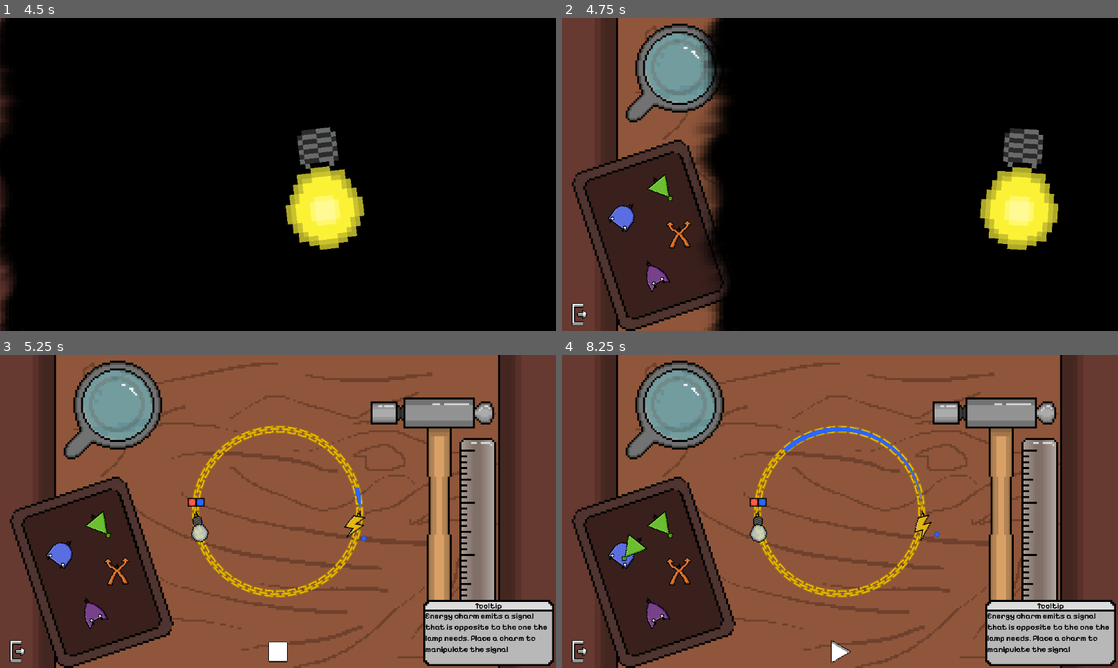
Above: before the commit, frames 1-4 (two rows, left to right).
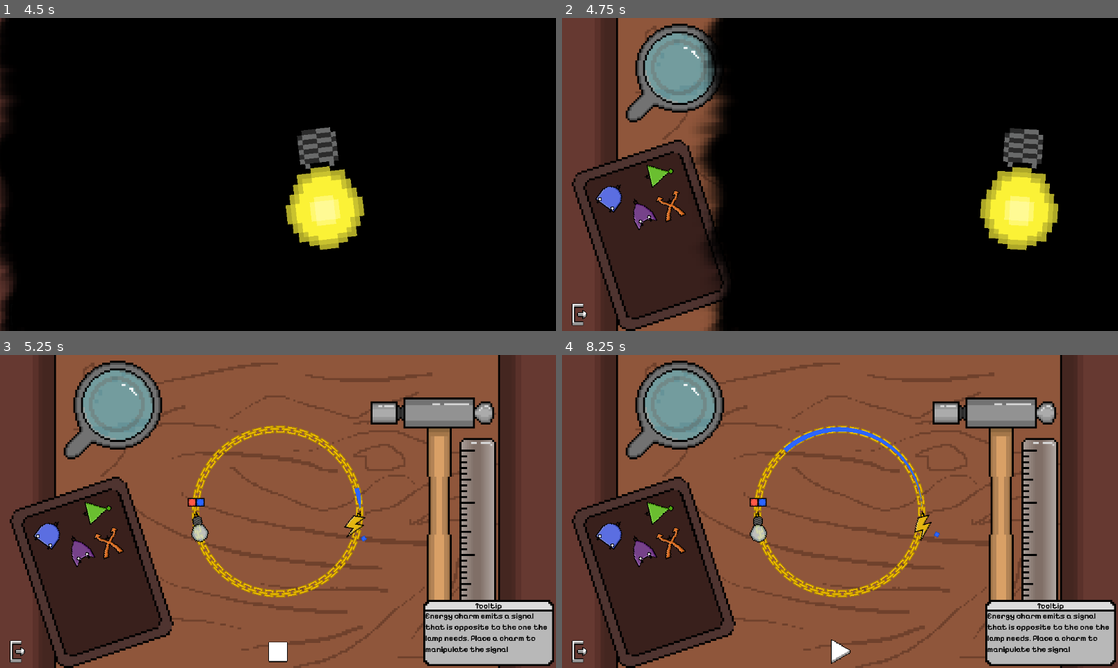
Above: after the commit, the same moments.

Repository: triangle-int/logi-charm
Game: Godot game, scene res://scenes/main_menu.tscn
Same seed, same stepped clock (60 frames per second), same inputs: the game is played once before the commit and once after it.
Inputs (mouse positions are in pixels of both pictures, inside the frame that each line leads up to):
- Up to frame 1 (4.5 s): click "Select Level" at 0.5 s; click "00" at 1.25 s; click "01" at 2 s; click "01" at 2.75 s; click "01" at 3.5 s; click (278, 315) at 4.25 s
- Up to frame 2 (4.75 s): no input
- Up to frame 3 (5.25 s): click (278, 652) at 5 s
- Up to frame 4 (8.25 s): click (840, 652) at 5.75 s; tap Enter at 6.5 s; drag from (923, 527) to (662, 527) at 6.52 s; drag from (756, 527) to (623, 552) at 7.27 s; move the mouse to (662, 527) at 8.02 s; hold Space (toggle_simulation) from 8.03 s (still down); click (662, 527) at 8.17 s

Frame 1 is identical in both runs. In frame 2, 1.6% of the frame differs, in the area x 6-24%, y 46-88%; in frame 3, 1.6%; in frame 4, 1.7%, in the area x 6-52%, y 46-99%.

Commit message:
Finished sandbox

Diff:
--- a/project.godot
+++ b/project.godot
@@ -30,9 +30,20 @@
 
 [input]
 
+ui_accept={
+"deadzone": 0.5,
+"events": [Object(InputEventKey,"resource_local_to_scene":false,"resource_name":"","device":0,"window_id":0,"alt_pressed":false,"shift_pressed":false,"ctrl_pressed":false,"meta_pressed":false,"pressed":false,"keycode":4194309,"physical_keycode":0,"key_label":0,"unicode":0,"echo":false,"script":null)
+, Object(InputEventKey,"resource_local_to_scene":false,"resource_name":"","device":0,"window_id":0,"alt_pressed":false,"shift_pressed":false,"ctrl_pressed":false,"meta_pressed":false,"pressed":false,"keycode":4194310,"physical_keycode":0,"key_label":0,"unicode":0,"echo":false,"script":null)
+]
+}
+ui_select={
+"deadzone": 0.5,
+"events": [Object(InputEventJoypadButton,"resource_local_to_scene":false,"resource_name":"","device":0,"button_index":3,"pressure":0.0,"pressed":false,"script":null)
+]
+}
 toggle_simulation={
 "deadzone": 0.5,
-"events": [Object(InputEventKey,"resource_local_to_scene":false,"resource_name":"","device":-1,"window_id":0,"alt_pressed":false,"shift_pressed":false,"ctrl_pressed":false,"meta_pressed":false,"pressed":false,"keycode":0,"physical_keycode":32,"key_label":0,"unicode":32,"echo":false,"script":null)
+"events": [Object(InputEventKey,"resource_local_to_scene":false,"resource_name":"","device":-1,"window_id":0,"alt_pressed":false,"shift_pressed":false,"ctrl_pressed":false,"meta_pressed":false,"pressed":false,"keycode":32,"physical_keycode":32,"key_label":32,"unicode":32,"echo":false,"script":null)
 ]
 }
 
--- /dev/null
+++ b/scenes/components/end_variants/end_component_sandbox_2.tscn
@@ -0,0 +1,7 @@
+[gd_scene load_steps=2 format=3 uid="uid://dhfgdc0p174ud"]
+
+[ext_resource type="PackedScene" uid="uid://dtmhm8xn55o03" path="res://scenes/components/end_component.tscn" id="1_gmpes"]
+
+[node name="EndComponentSandbox2" instance=ExtResource("1_gmpes")]
+is_recording = true
+width = 2
--- /dev/null
+++ b/scenes/components/end_variants/end_component_sandbox_3.tscn
@@ -0,0 +1,7 @@
+[gd_scene load_steps=2 format=3 uid="uid://dr00vkdad0y74"]
+
+[ext_resource type="PackedScene" uid="uid://dtmhm8xn55o03" path="res://scenes/components/end_component.tscn" id="1_c0r8s"]
+
+[node name="EndComponentSandbox3" instance=ExtResource("1_c0r8s")]
+is_recording = true
+width = 3
--- a/scenes/game.tscn
+++ b/scenes/game.tscn
@@ -24,10 +24,15 @@
 [ext_resource type="PackedScene" uid="uid://bdoqbc22revfl" path="res://scenes/pickable_components/not_component_pickable.tscn" id="14_1ffrp"]
 [ext_resource type="PackedScene" uid="uid://c174mm6nxtje0" path="res://scenes/pickable_components/and_component_pickable.tscn" id="14_qci3a"]
 [ext_resource type="PackedScene" uid="uid://bwml0adtupjp0" path="res://scenes/pickable_components/or_component_pickable.tscn" id="15_2w61e"]
+[ext_resource type="PackedScene" uid="uid://crq8ap1ntx78x" path="res://scenes/pickable_components/init_component_pickable_low.tscn" id="20_5b5cr"]
+[ext_resource type="PackedScene" uid="uid://dtr4hn8dpc36s" path="res://scenes/pickable_components/init_component_pickable_high.tscn" id="21_acjip"]
 [ext_resource type="Script" path="res://scripts/ui/toggle_simulation_button.gd" id="25_qyscn"]
 [ext_resource type="Texture2D" uid="uid://sjiry04yf2ey" path="res://sprites/ui/play_button_normal.tres" id="26_5wa0x"]
+[ext_resource type="PackedScene" uid="uid://dicrkhr1vho8k" path="res://scenes/pickable_components/end_component_pickable_1.tscn" id="26_57tik"]
+[ext_resource type="PackedScene" uid="uid://cjfd6m2n1145f" path="res://scenes/pickable_components/end_component_pickable_2.tscn" id="27_0mto3"]
 [ext_resource type="Texture2D" uid="uid://fabywtakd1j3" path="res://sprites/ui/play_button_hover.tres" id="27_wl7da"]
 [ext_resource type="Script" path="res://scripts/ui/exit_button.gd" id="28_edp51"]
+[ext_resource type="PackedScene" uid="uid://dyw7qsltkyp38" path="res://scenes/pickable_components/end_component_pickable_3.tscn" id="28_ttrxk"]
 [ext_resource type="Texture2D" uid="uid://bp6nns63ae3ti" path="res://sprites/ui/stop_button_normal.tres" id="28_vfvg1"]
 [ext_resource type="Texture2D" uid="uid://dab15jyvfs8i6" path="res://sprites/ui/play_button_pressed.tres" id="28_x4hyq"]
 [ext_resource type="Texture2D" uid="uid://bql6xydoahotj" path="res://sprites/ui/tooltip_background.png" id="29_2mrb7"]
@@ -104,21 +109,41 @@
 centered = false
 metadata/_edit_lock_ = true
 
+[node name="InitComponentPickableLow" parent="Toolbox" instance=ExtResource("20_5b5cr")]
+position = Vector2(42, 139.5)
+rotation = -0.410152
+
+[node name="InitComponentPickableHigh" parent="Toolbox" instance=ExtResource("21_acjip")]
+position = Vector2(59.75, 134)
+rotation = -0.410152
+
 [node name="NotComponentPickable" parent="Toolbox" instance=ExtResource("14_1ffrp")]
-position = Vector2(52.25, 88.75)
-rotation = -0.689405
+position = Vector2(50.5, 80.75)
+rotation = -1.80642
 
 [node name="AndComponentPickable" parent="Toolbox" instance=ExtResource("14_qci3a")]
-position = Vector2(32, 102.5)
+position = Vector2(25.5, 92.5)
 rotation = 0.628319
 
 [node name="OrComponentPickable" parent="Toolbox" instance=ExtResource("15_2w61e")]
-position = Vector2(47.5, 132.25)
+position = Vector2(40.75, 100.25)
 rotation = -0.497419
 
 [node name="SwapComponentPickable" parent="Toolbox" instance=ExtResource("12_i804a")]
-position = Vector2(60.75, 112.5)
-rotation = -0.0541052
+position = Vector2(56.75, 97.75)
+rotation = -0.359538
+
+[node name="EndComponentPickable1" parent="Toolbox" instance=ExtResource("26_57tik")]
+position = Vector2(32.25, 121)
+rotation = -0.261799
+
+[node name="EndComponentPickable2" parent="Toolbox" instance=ExtResource("27_0mto3")]
+position = Vector2(47.75, 118.75)
+rotation = -0.261799
+
+[node name="EndComponentPickable3" parent="Toolbox" instance=ExtResource("28_ttrxk")]
+position = Vector2(63.75, 114)
+rotation = -0.261799
 
 [node name="CanvasLayer" type="CanvasLayer" parent="."]
 layer = -20
@@ -370,7 +395,7 @@
 horizontal_alignment = 1
 vertical_alignment = 1
 
-[connection signal="toggled" from="UI/ToggleButton" to="UI/ToggleButton" method="_on_toggled"]
+[connection signal="pressed" from="UI/ToggleButton" to="UI/ToggleButton" method="_on_pressed"]
 [connection signal="pressed" from="UI/ExitButton" to="UI/ExitButton" method="_on_pressed"]
 [connection signal="pressed" from="UI/Completed/NextLevelButton" to="." method="_on_next_level_button_pressed"]
 [connection signal="pressed" from="UI/Completed/BackToMenuButton2" to="." method="_on_back_to_menu_button_pressed"]
--- a/scenes/levels/enabled/sandbox.tscn
+++ b/scenes/levels/enabled/sandbox.tscn
@@ -7,7 +7,7 @@
 [node name="Sandbox" type="Node2D"]
 script = ExtResource("1_lmj46")
 rings_config = ExtResource("2_g76e2")
-avaliable_component = Array[int]([3])
+avaliable_component = Array[int]([3, 0, 1, 2, 4, 5])
 tooltip = "Feel free to build anything you want"
 
 [node name="InitComponent" parent="." instance=ExtResource("3_h87df")]
--- /dev/null
+++ b/scenes/pickable_components/end_component_pickable_1.tscn
@@ -0,0 +1,30 @@
+[gd_scene load_steps=5 format=3 uid="uid://dicrkhr1vho8k"]
+
+[ext_resource type="Script" path="res://scripts/component_pickable.gd" id="1_k43go"]
+[ext_resource type="PackedScene" uid="uid://d2o18d7kq0sop" path="res://scenes/components/end_variants/end_component_sandbox_1.tscn" id="2_bdl53"]
+[ext_resource type="Texture2D" uid="uid://dd0yfmfksxq2l" path="res://sprites/gates/end_gate.png" id="3_d8v7h"]
+
+[sub_resource type="RectangleShape2D" id="RectangleShape2D_nalau"]
+size = Vector2(14, 16)
+
+[node name="EndComponentPickable1" type="Node2D"]
+script = ExtResource("1_k43go")
+component = ExtResource("2_bdl53")
+component_type = 5
+lerp_speed = 10.0
+snap_threshold = 75.0
+
+[node name="Sprite2D" type="Sprite2D" parent="."]
+texture_filter = 1
+scale = Vector2(0.5, 0.5)
+texture = ExtResource("3_d8v7h")
+hframes = 3
+vframes = 2
+frame = 3
+
+[node name="Area2D" type="Area2D" parent="."]
+
+[node name="CollisionShape2D" type="CollisionShape2D" parent="Area2D"]
+shape = SubResource("RectangleShape2D_nalau")
+
+[connection signal="input_event" from="Area2D" to="." method="_on_input_event"]
--- /dev/null
+++ b/scenes/pickable_components/end_component_pickable_2.tscn
@@ -0,0 +1,30 @@
+[gd_scene load_steps=5 format=3 uid="uid://cjfd6m2n1145f"]
+
+[ext_resource type="Script" path="res://scripts/component_pickable.gd" id="1_h5wfm"]
+[ext_resource type="PackedScene" uid="uid://dhfgdc0p174ud" path="res://scenes/components/end_variants/end_component_sandbox_2.tscn" id="2_ybq38"]
+[ext_resource type="Texture2D" uid="uid://dd0yfmfksxq2l" path="res://sprites/gates/end_gate.png" id="3_alfeo"]
+
+[sub_resource type="RectangleShape2D" id="RectangleShape2D_nalau"]
+size = Vector2(14, 16)
+
+[node name="EndComponentPickable2" type="Node2D"]
+script = ExtResource("1_h5wfm")
+component = ExtResource("2_ybq38")
+component_type = 5
+lerp_speed = 10.0
+snap_threshold = 75.0
+
+[node name="Sprite2D" type="Sprite2D" parent="."]
+texture_filter = 1
+scale = Vector2(0.5, 0.5)
+texture = ExtResource("3_alfeo")
+hframes = 3
+vframes = 2
+frame = 4
+
+[node name="Area2D" type="Area2D" parent="."]
+
+[node name="CollisionShape2D" type="CollisionShape2D" parent="Area2D"]
+shape = SubResource("RectangleShape2D_nalau")
+
+[connection signal="input_event" from="Area2D" to="." method="_on_input_event"]
--- /dev/null
+++ b/scenes/pickable_components/end_component_pickable_3.tscn
@@ -0,0 +1,30 @@
+[gd_scene load_steps=5 format=3 uid="uid://dyw7qsltkyp38"]
+
+[ext_resource type="Script" path="res://scripts/component_pickable.gd" id="1_kvqpe"]
+[ext_resource type="PackedScene" uid="uid://dr00vkdad0y74" path="res://scenes/components/end_variants/end_component_sandbox_3.tscn" id="2_mm8nv"]
+[ext_resource type="Texture2D" uid="uid://dd0yfmfksxq2l" path="res://sprites/gates/end_gate.png" id="3_pl738"]
+
+[sub_resource type="RectangleShape2D" id="RectangleShape2D_nalau"]
+size = Vector2(14, 16)
+
+[node name="EndComponentPickable3" type="Node2D"]
+script = ExtResource("1_kvqpe")
+component = ExtResource("2_mm8nv")
+component_type = 5
+lerp_speed = 10.0
+snap_threshold = 75.0
+
+[node name="Sprite2D" type="Sprite2D" parent="."]
+texture_filter = 1
+scale = Vector2(0.5, 0.5)
+texture = ExtResource("3_pl738")
+hframes = 3
+vframes = 2
+frame = 5
+
+[node name="Area2D" type="Area2D" parent="."]
+
+[node name="CollisionShape2D" type="CollisionShape2D" parent="Area2D"]
+shape = SubResource("RectangleShape2D_nalau")
+
+[connection signal="input_event" from="Area2D" to="." method="_on_input_event"]
--- a/scenes/pickable_components/init_component_pickable.tscn
+++ /dev/null
@@ -1,28 +0,0 @@
-[gd_scene load_steps=5 format=3 uid="uid://dtr4hn8dpc36s"]
-
-[ext_resource type="Script" path="res://scripts/component_pickable.gd" id="1_g123o"]
-[ext_resource type="PackedScene" uid="uid://blp38uqok1hw2" path="res://scenes/components/and_component.tscn" id="2_e1xvt"]
-[ext_resource type="Texture2D" uid="uid://e4udc2n6ulhw" path="res://sprites/gates/and_gate.png" id="3_28gnu"]
-
-[sub_resource type="RectangleShape2D" id="RectangleShape2D_nalau"]
-size = Vector2(12, 16)
-
-[node name="InitComponentPickable" type="Node2D"]
-script = ExtResource("1_g123o")
-component = ExtResource("2_e1xvt")
-component_type = 4
-lerp_speed = 10.0
-snap_threshold = 75.0
-
-[node name="Sprite2D" type="Sprite2D" parent="."]
-texture_filter = 1
-scale = Vector2(0.5, 0.5)
-texture = ExtResource("3_28gnu")
-hframes = 4
-
-[node name="Area2D" type="Area2D" parent="."]
-
-[node name="CollisionShape2D" type="CollisionShape2D" parent="Area2D"]
-shape = SubResource("RectangleShape2D_nalau")
-
-[connection signal="input_event" from="Area2D" to="." method="_on_input_event"]
--- /dev/null
+++ b/scenes/pickable_components/init_component_pickable_high.tscn
@@ -0,0 +1,30 @@
+[gd_scene load_steps=5 format=3 uid="uid://dtr4hn8dpc36s"]
+
+[ext_resource type="Script" path="res://scripts/component_pickable.gd" id="1_rpcns"]
+[ext_resource type="PackedScene" uid="uid://con0f6i3pr3l" path="res://scenes/components/init_variants/init_component_high.tscn" id="2_xxcvb"]
+[ext_resource type="Texture2D" uid="uid://it8m201ieb2f" path="res://sprites/gates/init_gate.png" id="3_44877"]
+
+[sub_resource type="RectangleShape2D" id="RectangleShape2D_nalau"]
+size = Vector2(16, 16)
+
+[node name="InitComponentPickableHigh" type="Node2D"]
+script = ExtResource("1_rpcns")
+component = ExtResource("2_xxcvb")
+component_type = 4
+lerp_speed = 10.0
+snap_threshold = 75.0
+
+[node name="Sprite2D" type="Sprite2D" parent="."]
+texture_filter = 1
+scale = Vector2(0.5, 0.5)
+texture = ExtResource("3_44877")
+hframes = 2
+vframes = 2
+frame = 2
+
+[node name="Area2D" type="Area2D" parent="."]
+
+[node name="CollisionShape2D" type="CollisionShape2D" parent="Area2D"]
+shape = SubResource("RectangleShape2D_nalau")
+
+[connection signal="input_event" from="Area2D" to="." method="_on_input_event"]
--- /dev/null
+++ b/scenes/pickable_components/init_component_pickable_low.tscn
@@ -0,0 +1,30 @@
+[gd_scene load_steps=5 format=3 uid="uid://crq8ap1ntx78x"]
+
+[ext_resource type="Script" path="res://scripts/component_pickable.gd" id="1_gb06y"]
+[ext_resource type="PackedScene" uid="uid://c85frjmqc0veu" path="res://scenes/components/init_variants/init_component_low.tscn" id="2_0u62b"]
+[ext_resource type="Texture2D" uid="uid://it8m201ieb2f" path="res://sprites/gates/init_gate.png" id="3_x2lqv"]
+
+[sub_resource type="RectangleShape2D" id="RectangleShape2D_nalau"]
+size = Vector2(16, 16)
+
+[node name="InitComponentPickableLow" type="Node2D"]
+script = ExtResource("1_gb06y")
+component = ExtResource("2_0u62b")
+component_type = 4
+lerp_speed = 10.0
+snap_threshold = 75.0
+
+[node name="Sprite2D" type="Sprite2D" parent="."]
+texture_filter = 1
+scale = Vector2(0.5, 0.5)
+texture = ExtResource("3_x2lqv")
+hframes = 2
+vframes = 2
+frame = 3
+
+[node name="Area2D" type="Area2D" parent="."]
+
+[node name="CollisionShape2D" type="CollisionShape2D" parent="Area2D"]
+shape = SubResource("RectangleShape2D_nalau")
+
+[connection signal="input_event" from="Area2D" to="." method="_on_input_event"]
--- a/scripts/component_pickable.gd
+++ b/scripts/component_pickable.gd
@@ -106,6 +106,15 @@
 				var diff = radiuses[index] - radiuses[index - 1]
 				new_radiuses.append(radiuses[index - 1] + diff / 2)
 			radiuses = new_radiuses
+		3:
+			if len(radiuses) < 3:
+				radiuses = []
+
+			var new_radiuses = []
+			for index in range(2, len(radiuses)):
+				var diff = radiuses[index] - radiuses[index - 2]
+				new_radiuses.append(radiuses[index - 2] + diff / 2)
+			radiuses = new_radiuses
 
 	var component_position = _component_instance.get_anchor_position()
 	var distance = component_position.length()
@@ -118,7 +127,7 @@
 			seleted_ring = index
 			selected_distance = new_distance
 
-	if seleted_ring == -1:
+	if seleted_ring == -1 or not ComponentsSignals.can_attach_component(_component_instance):
 		_component_instance.queue_free()
 		return
 
--- a/scripts/components/init_component.gd
+++ b/scripts/components/init_component.gd
@@ -1,3 +1,4 @@
+class_name InitComponent
 extends BaseComponent
 
 @export var start_index: int
--- a/scripts/game_loader.gd
+++ b/scripts/game_loader.gd
@@ -17,6 +17,7 @@
 
 func _input(event: InputEvent):
 	if event.is_action_pressed("toggle_simulation"):
+		print("Pressed")
 		if ComponentsSignals.is_simulating:
 			ComponentsSignals.stop_simulation()
 		else:
--- a/scripts/signal_manager.gd
+++ b/scripts/signal_manager.gd
@@ -74,3 +74,8 @@
 
 func detach_component(component: BaseComponent):
 	components.erase(component)
+
+func can_attach_component(component: BaseComponent) -> bool:
+	if component is InitComponent:
+		return not components.any(func(comp): return comp is InitComponent)
+	return true
--- a/scripts/ui/toggle_simulation_button.gd
+++ b/scripts/ui/toggle_simulation_button.gd
@@ -25,7 +25,7 @@
 			update_texture()
 	)
 
-func _pressed():
+func _on_pressed():
 	enabled = not enabled
 
 	if enabled:
Not shown: 1 places in scenes/game.tscn that only renumber resources
